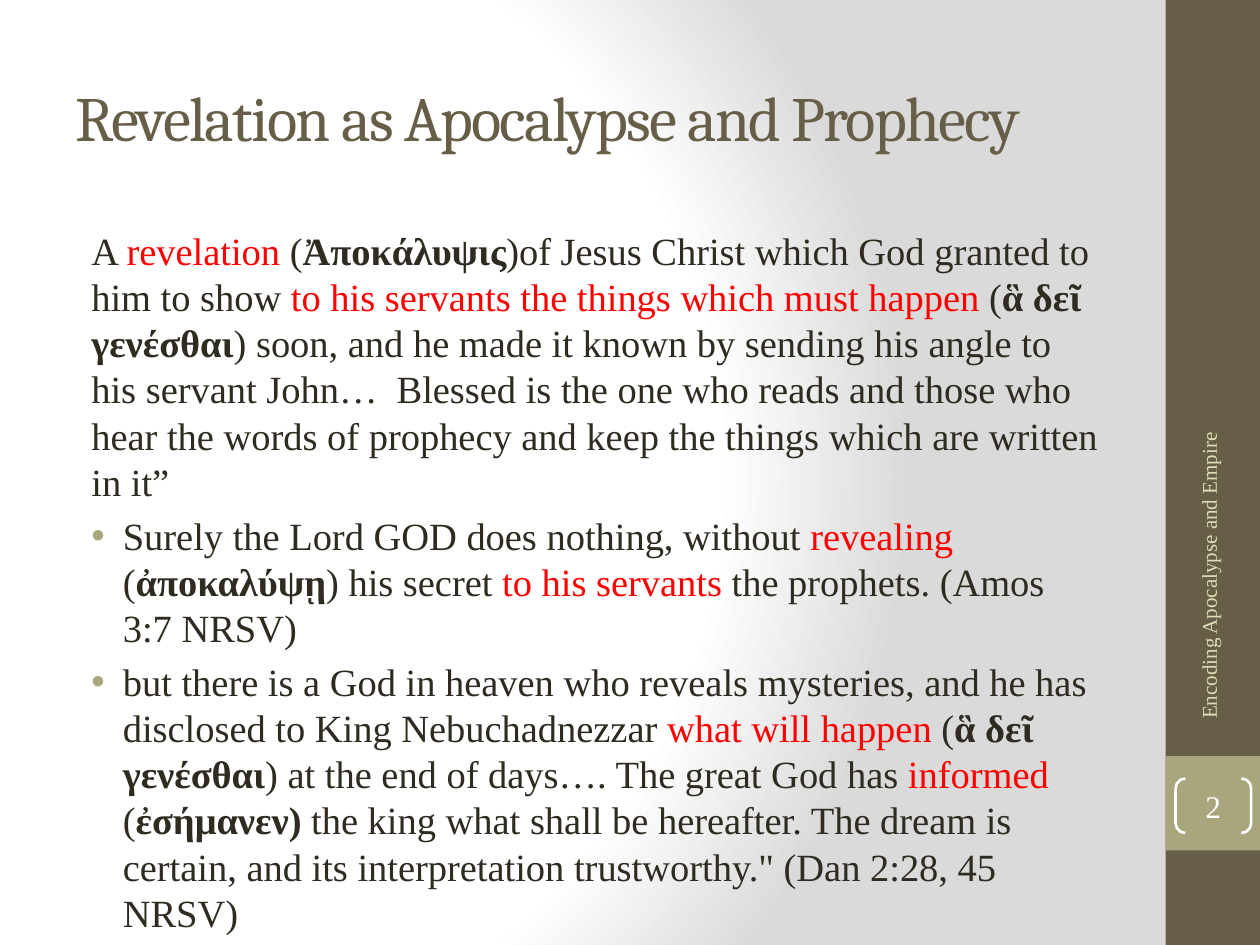
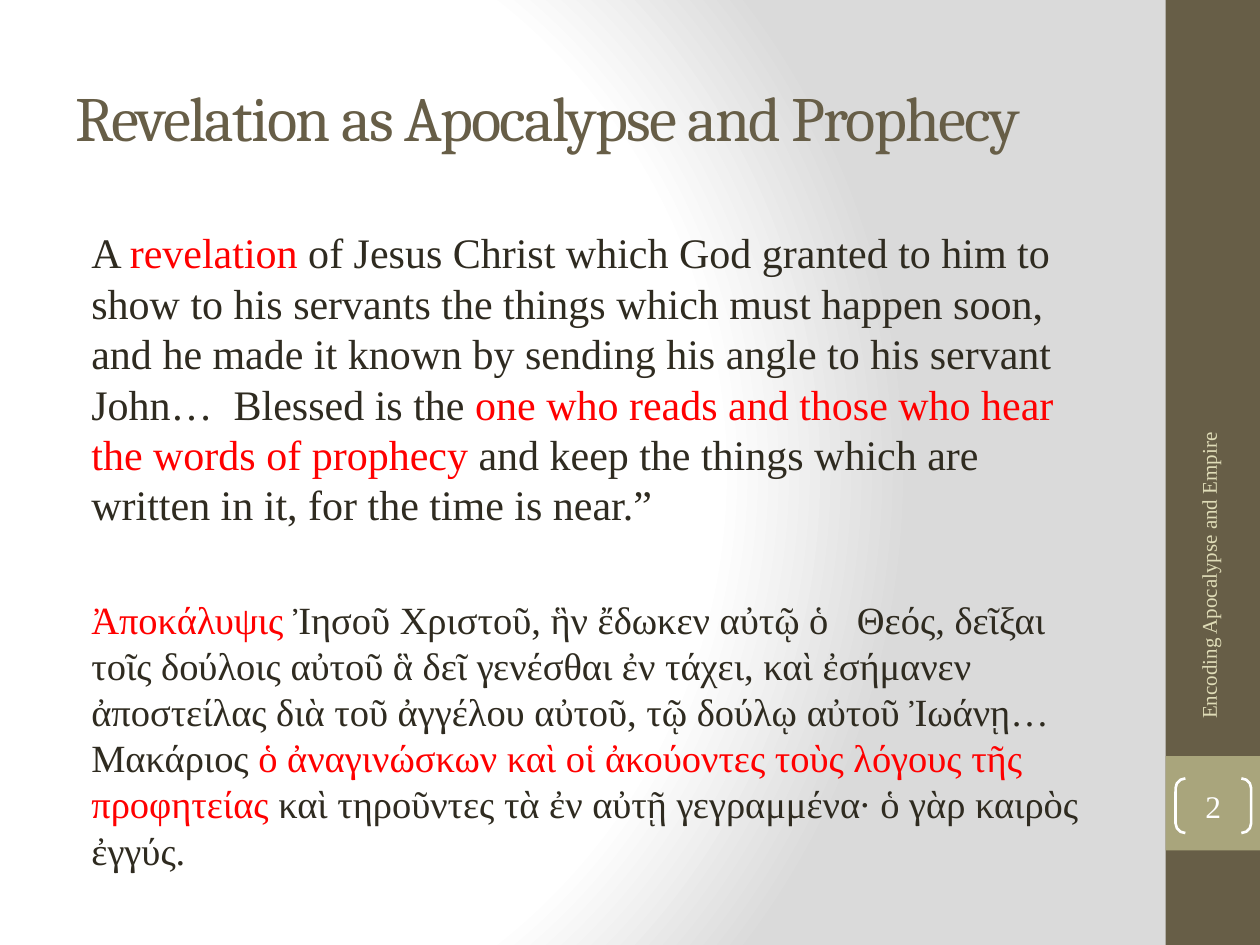
Before and after one commit to EncodingRevelation/revelation, a slide deck: slide 2 of slides/encoding apocalypse and empire ppt.pptx. Drawn at 1260x945 pixels with LibreOffice and Linux fonts; fonts in the diff are those of the drawing. Boxes give left, top, right and bottom in pixels: in the first picture for what was removed or moved away, otherwise in the second. Text is boxed around its words. In the diff, an @@ line names an element or a change of style, - is before the commit and + after.

```diff
--- a/slides/encoding apocalypse and empire ppt.pptx
+++ b/slides/encoding apocalypse and empire ppt.pptx
@@ text at (91, 238, 1078, 873): text changed; size 22 to 24 pt @@
-A revelation (Ἀποκάλυψις)of Jesus Christ which God granted to him to show to his servants the things which must happen (ἃ δεῖ γενέσθαι) soon, and he made it known by sending his angle to his servant John… Blessed is the one who reads and those who hear the words of prophecy and keep the things which are written in it”
-• Surely the Lord GOD does nothing, without revealing (ἀποκαλύψῃ) his secret to his servants the prophets. (Amos 3:7 NRSV)
-• but there is a God in heaven who reveals mysteries, and he has disclosed to King Nebuchadnezzar what will happen (ἃ δεῖ γενέσθαι) at the end of days…. The great God has informed (ἐσήμανεν) the king what shall be hereafter. The dream is certain, and its interpretation trustworthy." (Dan 2:28, 45 NRSV)
+A revelation of Jesus Christ which God granted to him to show to his servants the things which must happen soon, and he made it known by sending his angle to his servant John… Blessed is the one who reads and those who hear the words of prophecy and keep the things which are written in it, for the time is near.”
+Ἀποκάλυψις Ἰησοῦ Χριστοῦ, ἣν ἔδωκεν αὐτῷ ὁ Θεός, δεῖξαι τοῖς δούλοις αὐτοῦ ἃ δεῖ γενέσθαι ἐν τάχει, καὶ ἐσήμανεν ἀποστείλας διὰ τοῦ ἀγγέλου αὐτοῦ, τῷ δούλῳ αὐτοῦ Ἰωάνῃ… Μακάριος ὁ ἀναγινώσκων καὶ οἱ ἀκούοντες τοὺς λόγους τῆς προφητείας καὶ τηροῦντες τὰ ἐν αὐτῇ γεγραμμένα· ὁ γὰρ καιρὸς ἐγγύς.
```
Also in this commit, not shown: 2 other slides changed, 1 slide added, 1 other file.
